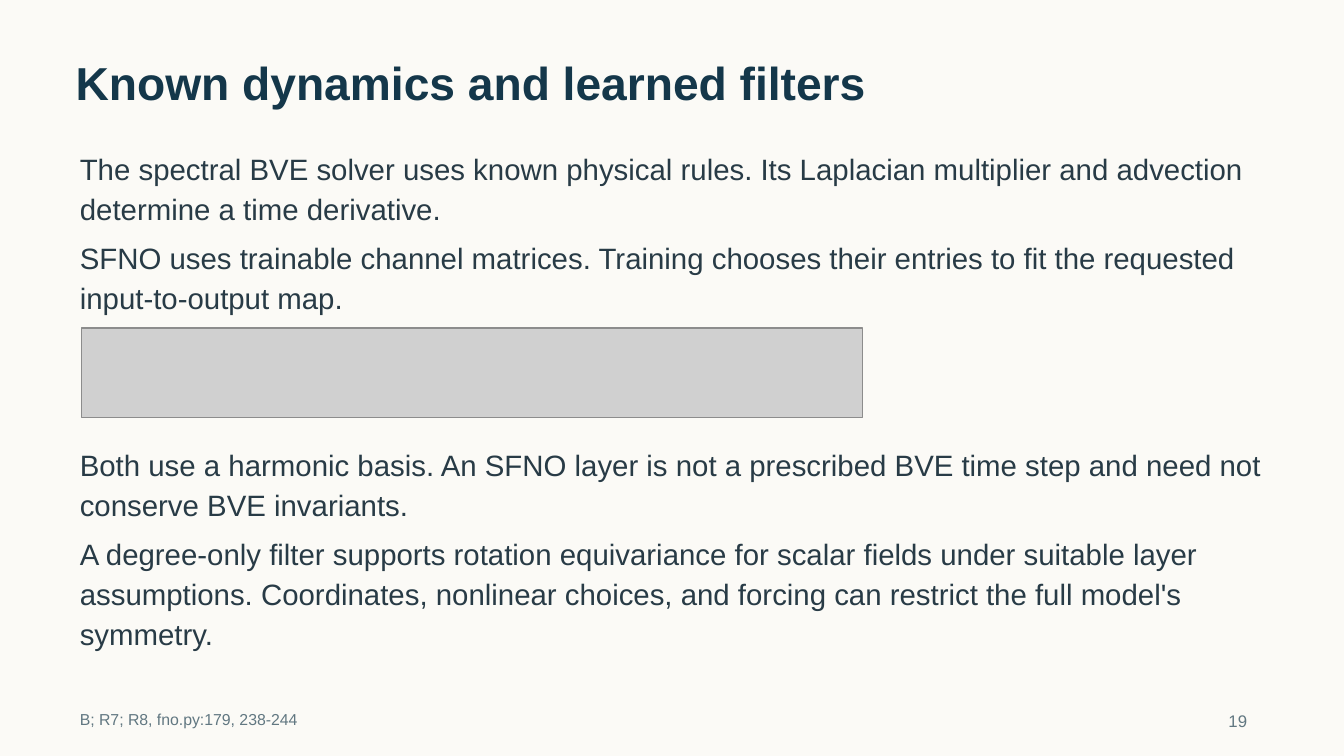
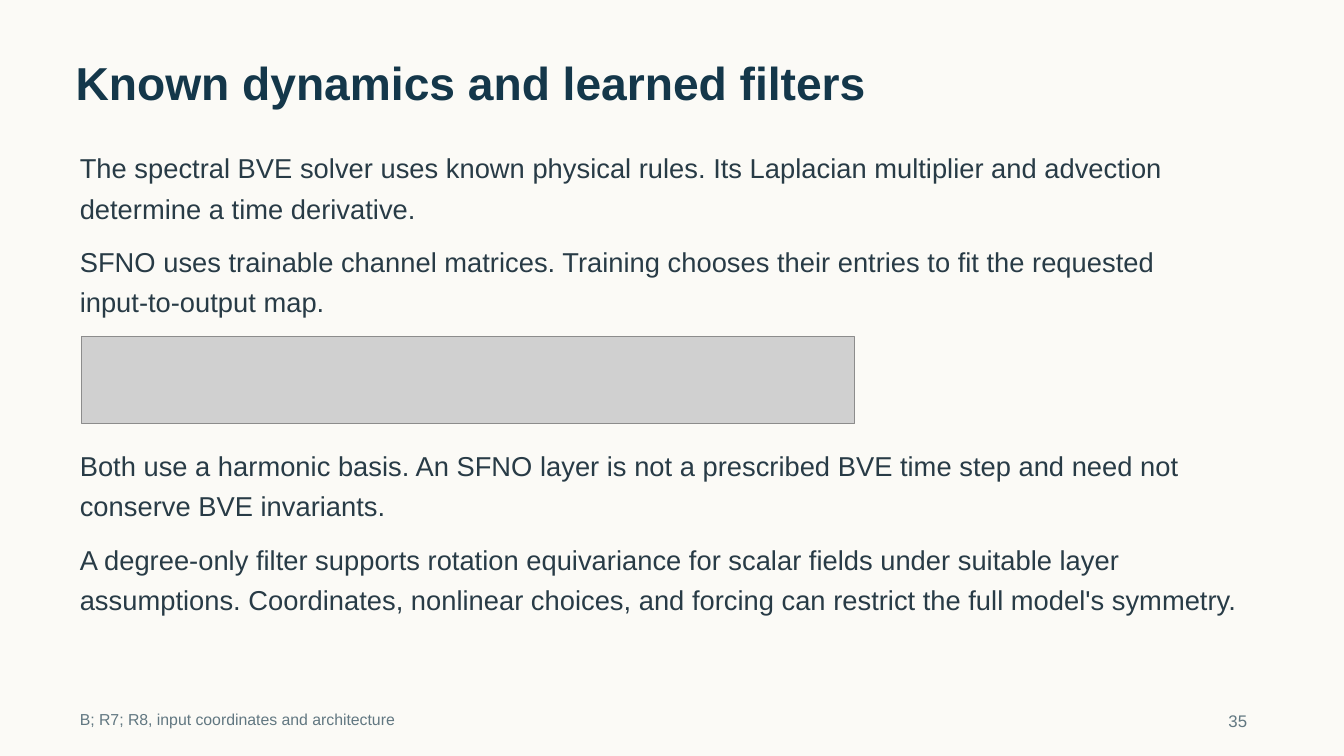
Before and after one commit to tglanz/climatology, a slide deck: slide 35 of presentations/bve-harmonics-sfno/bve-harmonics-sfno.pptx (slide 19 before the commit). Drawn at 1344x756 pixels with LibreOffice and Linux fonts; fonts in the diff are those of the drawing; grey boxes stand for pictures. Boxes give left, top, right and bottom in pixels: in the first picture for what was removed or moved away, otherwise in the second. Text is boxed around its words. In the diff, an @@ line names an element or a change of style, - is before the commit and + after.

```diff
--- a/presentations/bve-harmonics-sfno/bve-harmonics-sfno.pptx
+++ b/presentations/bve-harmonics-sfno/bve-harmonics-sfno.pptx
@@ text at (80, 158, 1161, 183): text changed; size 21 to 19.5 pt @@
-The spectral BVE solver uses known physical rules. Its Laplacian multiplier and advection determine a time derivative.
+The spectral BVE solver uses known physical rules. Its Laplacian multiplier and advection
@@ text added at (80, 199, 416, 220), 19.5 pt, text #283B46 @@
+determine a time derivative.
@@ text at (80, 252, 1154, 277): text changed; size 21 to 19.5 pt @@
-SFNO uses trainable channel matrices. Training chooses their entries to fit the requested input-to-output map.
+SFNO uses trainable channel matrices. Training chooses their entries to fit the requested
@@ text added at (80, 292, 325, 317), 19.5 pt, text #283B46 @@
+input-to-output map.
@@ picture: place and size @@
-picture at (82, 328, 862, 417)
+picture at (82, 337, 855, 423)
@@ text at (80, 456, 1178, 481): text changed; size 21 to 19.5 pt @@
-Both use a harmonic basis. An SFNO layer is not a prescribed BVE time step and need not conserve BVE invariants.
+Both use a harmonic basis. An SFNO layer is not a prescribed BVE time step and need not
@@ text added at (80, 496, 386, 517), 19.5 pt, text #283B46 @@
+conserve BVE invariants.
@@ text added at (80, 550, 1119, 574), 19.5 pt, text #283B46 @@
+A degree-only filter supports rotation equivariance for scalar fields under suitable layer
@@ text at (80, 590, 1236, 615): text changed; size 21 to 19.5 pt @@
-A degree-only filter supports rotation equivariance for scalar fields under suitable layer assumptions. Coordinates, nonlinear choices, and forcing can restrict the full model's symmetry.
+assumptions. Coordinates, nonlinear choices, and forcing can restrict the full model's symmetry.
@@ text at (80, 713, 395, 729): text changed @@
-B; R7; R8, fno.py:179, 238-244
+B; R7; R8, input coordinates and architecture
@@ text at (1228, 715, 1247, 727): text changed @@
-19
+35
```
Also in this commit, not shown: 28 other slides changed, 19 slides added, 1 slide removed, 4 other files.
